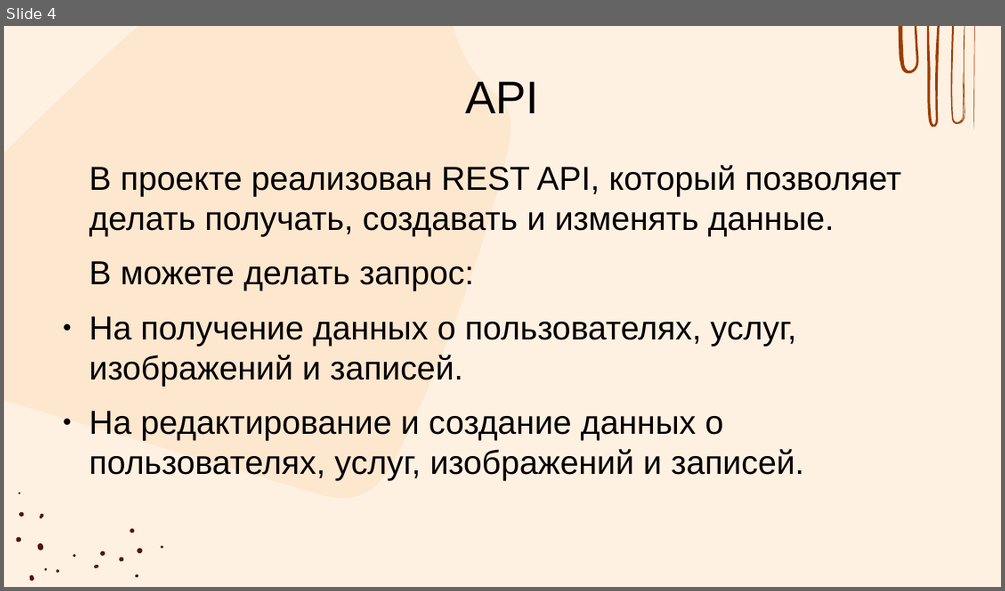
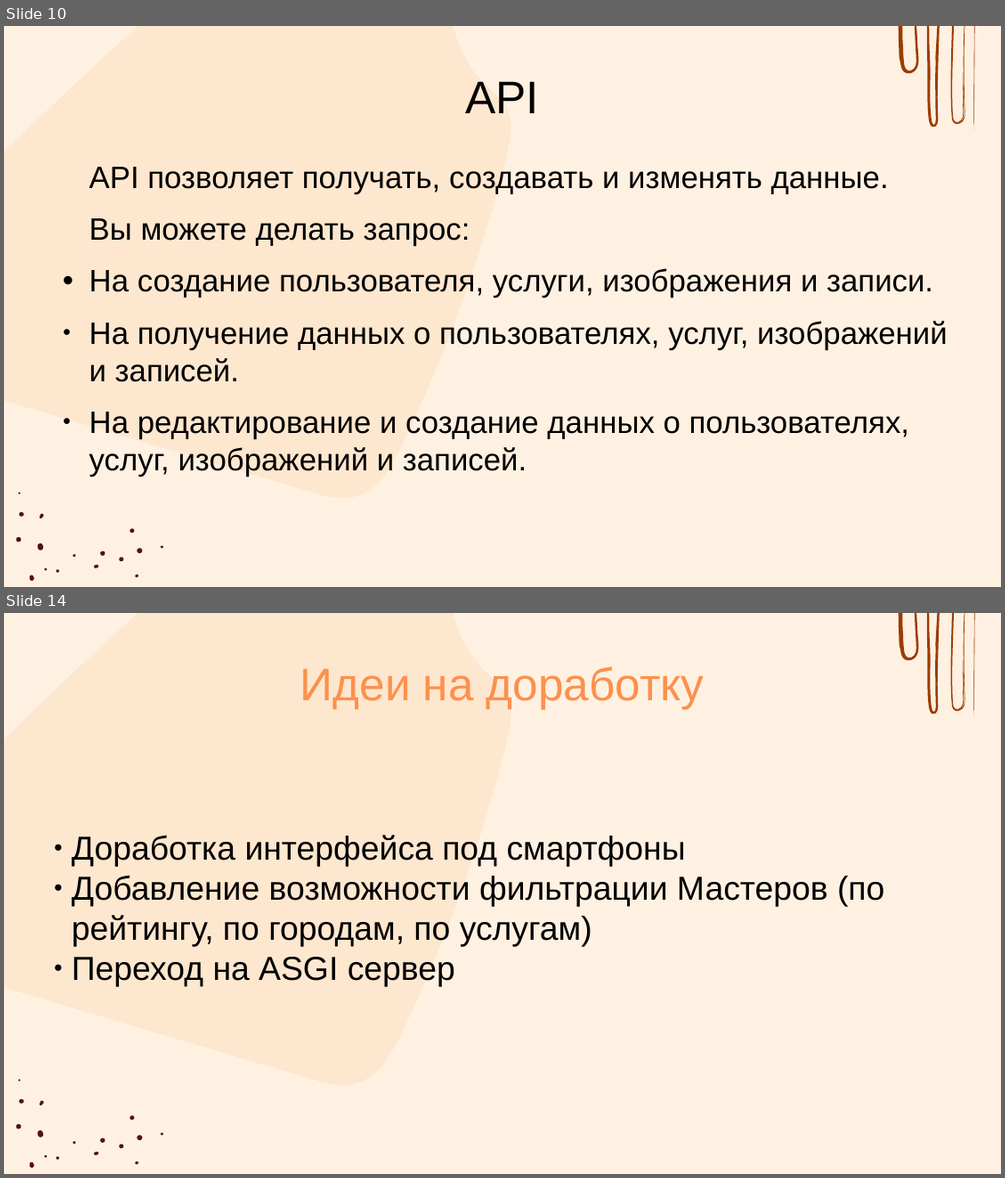
Before and after one commit to Irishka6/WEBproject, a slide deck: Web.pptx. Shown one above the other, each under a label of ours: slide 4 before the commit, slides 10 and 14 after it; the slides between them are not shown. The pictures are 1005x591 and 1005x1178 pixels, drawn with LibreOffice and Linux fonts; fonts in the diff are those of the drawing. Boxes give left, top, right and bottom in pixels: in the first picture for what was removed or moved away, otherwise in the second. Text is boxed around its words. In the diff, an @@ line names an element or a change of style, - is before the commit and + after.

Commit message:
Finally + добавление иконки

```diff
--- a/Web.pptx
+++ b/Web.pptx
@@ slide 14 added at box(4, 613, 1001, 1174), background #FFF1E2; not listed: 21 template elements that a slide beside it also shows @@
@@ title added at box(300, 666, 704, 709), 44 pt, text #FD904D @@
+Идеи на доработку
@@ subtitle added at box(72, 835, 884, 986), 32 pt, text #000000 @@
+● Доработка интерфейса под смартфоны
+● Добавление возможности фильтрации Мастеров (по рейтингу, по городам, по услугам)
+● Переход на ASGI сервер
@@ what was slide 4 is now slide 10 @@
@@ slide 10 changed as well @@
@@ outline redrawn in 3 elements at box(4, 26, 511, 498), box(951, 26, 965, 124), box(974, 26, 975, 130) @@
@@ text at box(89, 167, 933, 297): text changed; size 32 to 29.9 pt @@
-В проекте реализован REST API, который позволяет делать получать, создавать и изменять данные.
-В можете делать запрос:
+API позволяет получать, создавать и изменять данные.
+Вы можете делать запрос:
+• На создание пользователя, услуги, изображения и записи.
@@ text at box(89, 321, 947, 476): size 32 to 29.9 pt in "На получение данных о пользователях, услуг, изображений ...", "На редактирование и создание данных о пользователях, ..." @@
```
Also in this commit, not shown: 3 other slides changed, 10 other slides added, 2 slides removed, 8 other files.
